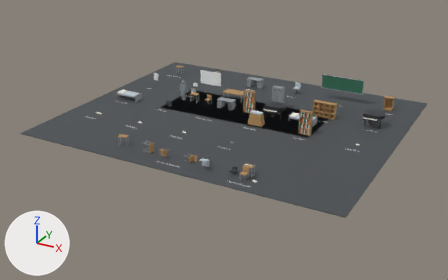
Two versions of the Blender file assets/blender/v2/B03/b03_school_prop_library.blend, one commit apart.
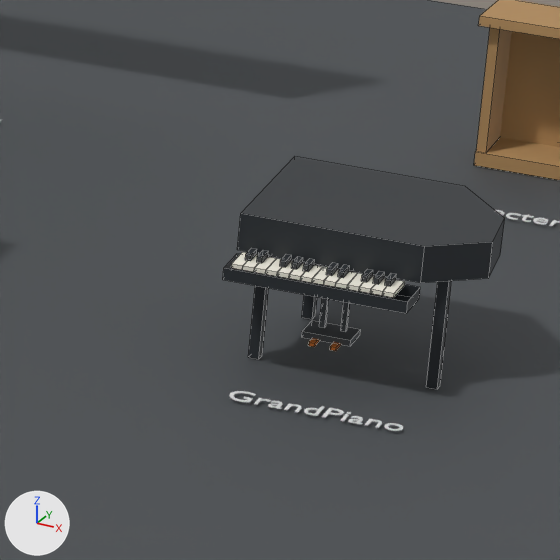
The first picture shows the older version from a camera (50 mm lens) standing at (21.1, -41.85, 18.01) and looking at (-0.18, -3.15, -1.34). The close-ups show the older and then the newer version on the part from 77% to 87% of the width and 34% to 51% of the height of that picture. Only the edits that show in the close-ups are written down. The lights are fixed; the arrows at lower left show +X, +Y and +Z. The close-ups show mesh edges as thin lines.

Names of what the first close-up shows: 'PREVIEW_B03_PreviewOverview_Floor', 'PREVIEW_Label_VIS_Prop_GrandPiano', 'VIS_Prop_GrandPiano', 'VIS_Prop_StageLectern' and 1 more.
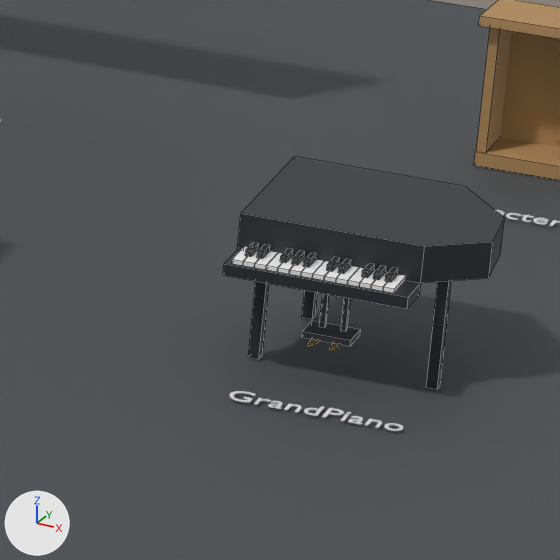
What differs and where, as boxes (x1, y1, x2, y2) in the close-ups (560 x 560 px; the box of a moved part takes in the faces that stretch with it):
part 1 of me_vis_prop_grandpiano, added: after (223, 250, 421, 309)
part 2 of me_vis_prop_grandpiano, deleted: before (245, 248, 397, 286)
part 3 of me_vis_prop_grandpiano, moved or reshaped: before (223, 252, 420, 313); after (232, 242, 406, 293)
part 4 of me_vis_prop_grandpiano, recoloured: (308, 338, 341, 351) in both

The change in detail:
Material 'MAT_Prop_KeyWhite' (mat_mat_prop_keywhite) is new.
Its base color is (0.96, 0.96, 0.96) (white #fafafa).
Its roughness is 0.36.
Material 'MAT_Prop_PedalBrass' (mat_mat_prop_pedalbrass) is new.
Its base color is (0.56, 0.43, 0.16) (yellow #c5af6f).
Its metallic is 0.62.
Its roughness is 0.34.
me_vis_prop_grandpiano is used by ob_vis_prop_grandpiano; location (10.0, 2.0, 0.0).
me_vis_prop_grandpiano had 276 vertices, 205 faces and spanned x -0.77..0.77, y -0.73..0.73, z 0.0..1.0.
me_vis_prop_grandpiano now has 276 vertices, 158 faces and spans x -0.78..0.77, y -0.72..0.73, z 0.0..1.0.
me_vis_prop_grandpiano part 1: a new loose piece, a box spanning x -0.775..0.42, y -0.725..-0.445, z 0.67..0.75, in mat_mat_prop_plasticblack (dark grey #2c3035).
me_vis_prop_grandpiano part 2: 10 loose pieces with 80 vertices, spanning x -0.68..0.27, y -0.6..-0.47, z 0.75..0.79, are deleted.
Part 3, on me_vis_prop_grandpiano:
92 vertices are removed from x -0.77..0.42, y -0.73..-0.44, z 0.64..0.75.
89 faces are deleted.
96 vertices are added at x -0.73..0.32, y -0.7..-0.44, z 0.78..0.82.
28 new vertices lie (0.0, 0.26, 0.0) away from vertices in x -0.73..0.32, y -0.7, z 0.75.
40 new vertices lie (0.0, 0.16, 0.0) away from vertices in x -0.68..0.27, y -0.6, z 0.78..0.82.
56 new faces join them, mat_mat_prop_keywhite (white #fafafa).
40 new faces join them, mat_mat_prop_plasticblack (dark grey #2c3035).
me_vis_prop_grandpiano part 4: 12 faces spanning x -0.27..-0.09, y -0.39..-0.21, z 0.16..0.19 switch from mat_mat_prop_accentorange (orange #eb8935) to mat_mat_prop_pedalbrass (yellow #c5af6f).
me_vis_prop_grandpiano no longer uses material mat_mat_prop_paper (white #f3f0e2).
me_vis_prop_grandpiano gains material mat_mat_prop_keywhite (white #fafafa).
